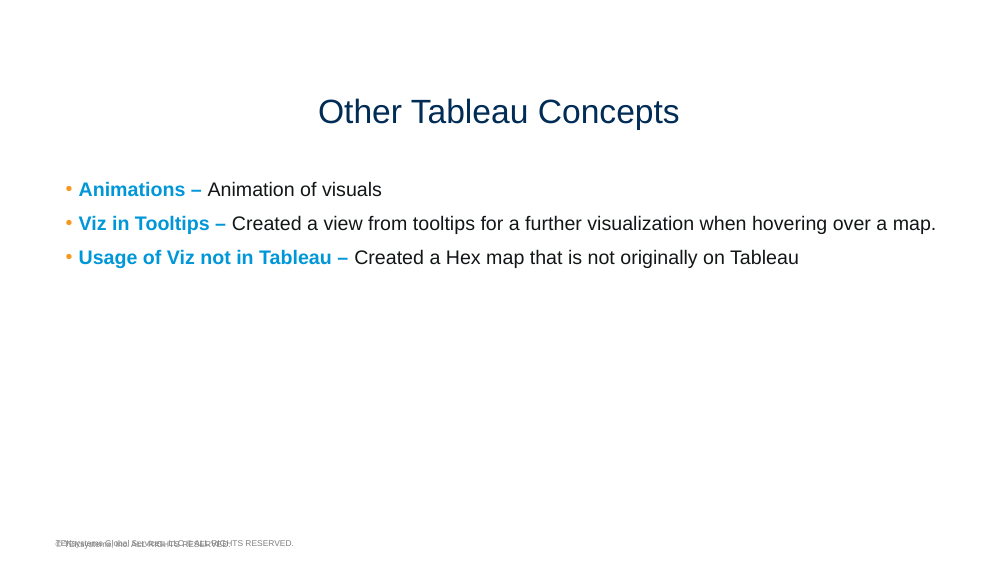
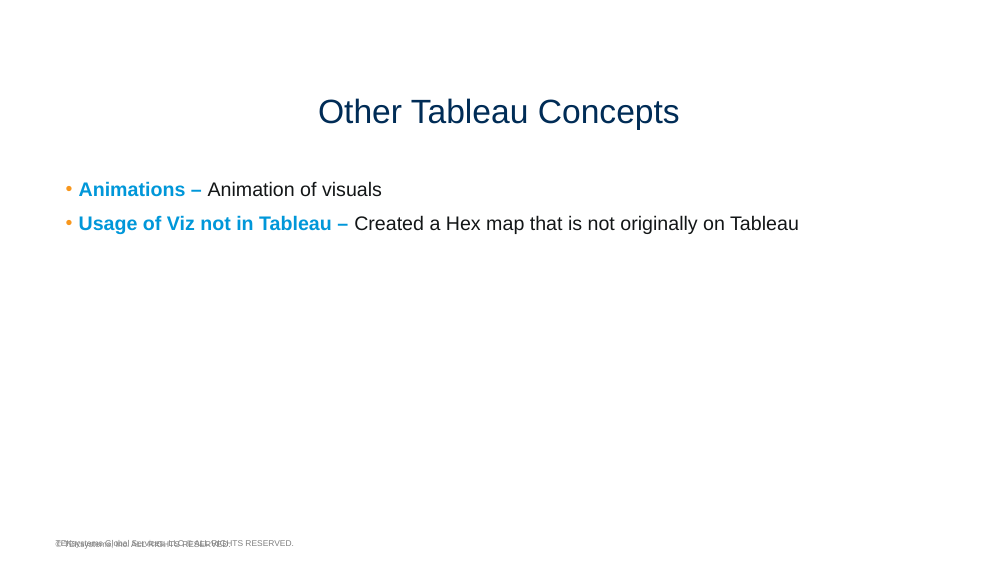
Before and after one commit to adiko-adiko/Housing-Income, a slide deck: slide 5 of TEK DA Boot Camp Capstone.pptx. Drawn at 1008x567 pixels with LibreOffice and Linux fonts; fonts in the diff are those of the drawing; background and template pictures are left out. Boxes give left, top, right and bottom in pixels: in the first picture for what was removed or moved away, otherwise in the second. Text is boxed around its words. In the diff, an @@ line names an element or a change of style, - is before the commit and + after.

Commit message:
new change

```diff
--- a/TEK DA Boot Camp Capstone.pptx
+++ b/TEK DA Boot Camp Capstone.pptx
@@ text at box(79, 215, 937, 234): paragraph removed @@
-• Viz in Tooltips – Created a view from tooltips for a further visualization when hovering over a map.
```
